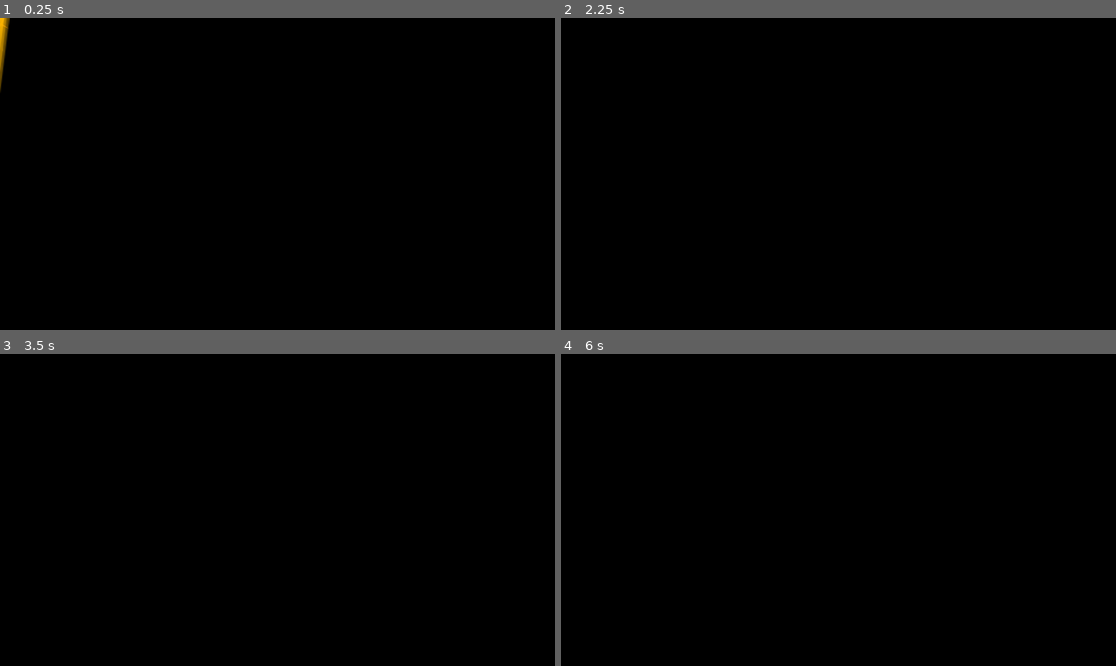
Above: before the commit, frames 1-4 (two rows, left to right).
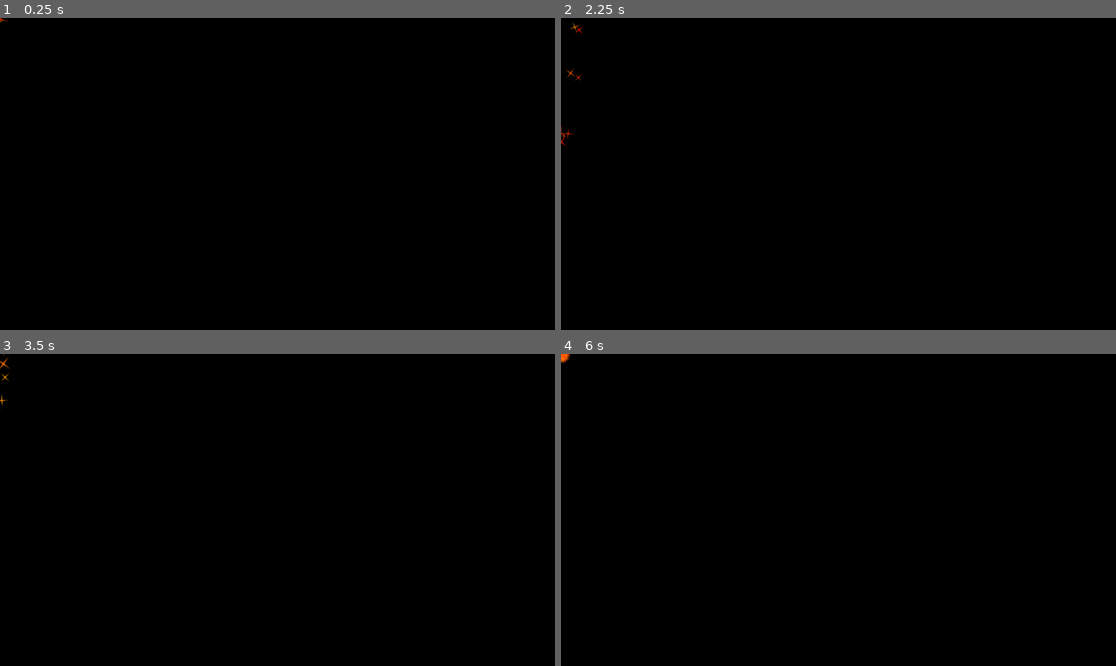
Above: after the commit, the same moments.

Repository: Rundll86/parry-click
Game: Godot game, scene res://components/Effects/PerfectParry.tscn
The game is run twice, just before and just after one commit, with the same random seed, the same clock (stepped at 60 frames per second) and the same inputs. This scene is started directly instead of the project's main scene.
Inputs (mouse positions are in pixels of both pictures, inside the frame that each line leads up to):
- Up to frame 1 (0.25 s): no input
- Up to frame 2 (2.25 s): move the mouse to (810, 236) at 0.52 s; move the mouse to (1005, 220) at 1.27 s; tap Enter at 2 s; move the mouse to (672, 127) at 2.02 s
- Up to frame 3 (3.5 s): tap Space at 2.75 s; move the mouse to (305, 510) at 2.77 s
- Up to frame 4 (6 s): tap Enter at 3.5, 5.75 s; move the mouse to (755, 432) at 3.52 s; move the mouse to (960, 494) at 4.27 s; tap Space at 5 s; move the mouse to (727, 525) at 5.02 s; move the mouse to (894, 441) at 5.77 s

The runs differ from the first frame. In frame 1, 0.2% of the frame differs, in the area x 0-2%, y 0-24%; in frame 2, less than 0.1%; in frame 3, less than 0.1%; in frame 4, less than 0.1%.
Error before the commit: Invalid access to property or key 'shakeIntensity' on a base object of type 'Nil'. (res://scripts/Utils/Managers/CameraManager.gd:31)
Error after the commit: Parse Error: Static function "extremeStop()" not found in base "CameraManager". (res://scripts/Statemachine/EffectPlayer.gd:40)

Commit message:
feat: 更新显示设置，调整窗口属性以优化用户体验

Diff:
--- a/player/project.godot
+++ b/player/project.godot
@@ -17,11 +17,16 @@
 
 [display]
 
+window/size/mode=3
+window/size/resizable=false
 window/size/borderless=true
 window/size/always_on_top=true
 window/size/transparent=true
 window/size/no_focus=true
 window/size/sharp_corners=true
+window/size/minimize_disabled=true
+window/size/maximize_disabled=true
+window/energy_saving/keep_screen_on=false
 window/subwindows/embed_subwindows=false
 window/per_pixel_transparency/allowed=true
 
--- a/player/scripts/Utils/Managers/CameraManager.gd
+++ b/player/scripts/Utils/Managers/CameraManager.gd
@@ -4,27 +4,10 @@
 
 @export var constantOffset: Vector2 = Vector2.ZERO
 
-@onready var animator: AnimationPlayer = $%animator
-
-var shakeIntensity: float = 0
-var shaking: bool = false
-var extremingNode: Node2D = null
-var extreming: bool = false
-var extremingOffset: float = 1
-
 static var instance: CameraManager = null
 
 func _ready():
 	instance = self
-func _physics_process(delta):
-	if extreming:
-		if is_instance_valid(extremingNode):
-			position = extremingNode.global_position + constantOffset * extremingOffset
-			position += MathUtil.sampleInCircle(shakeIntensity)
-		else:
-			extremeStop()
-	Engine.time_scale = 0.35 if extreming else 1.0
-	instance.zoom = lerp(instance.zoom, Vector2.ONE * (2.25 if extreming else 1.0), delta * 10)
 
 static func shake(millseconds: float, intensity: float = 10, steper: Callable = func(currentValue, _initialValue, _restPercent): return currentValue):
 	var startTime = WorldManager.getCurrentTime()
@@ -37,20 +20,3 @@
 static func shakeStop():
 	instance.shaking = false
 	instance.shakeIntensity = 0
-static func extreme(something: Node2D):
-	instance.extreming = true
-	instance.extremingNode = something
-static func extremeStop():
-	instance.extreming = false
-	instance.extremingNode = null
-static func autoExtreme(something: Node2D, millseconds: float):
-	extreme(something)
-	await TimeUtil.millseconds(millseconds)
-	extremeStop()
-static func freezeTime(millseconds: float):
-	WorldManager.sceneTree.paused = true
-	await TimeUtil.millseconds(millseconds * Engine.time_scale)
-	WorldManager.sceneTree.paused = false
-
-static func playAnimation(animation: String):
-	instance.animator.play(animation)
